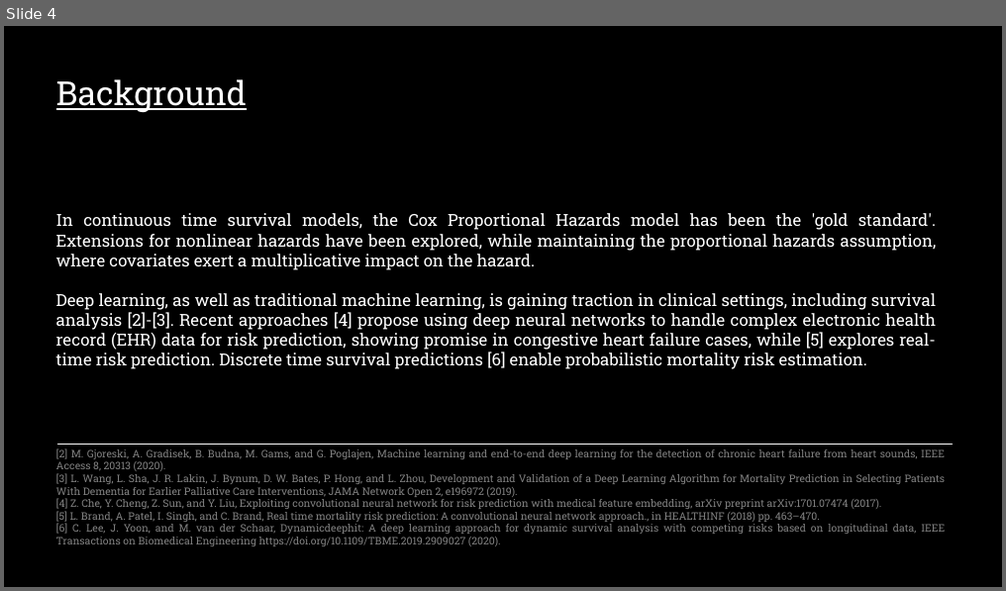
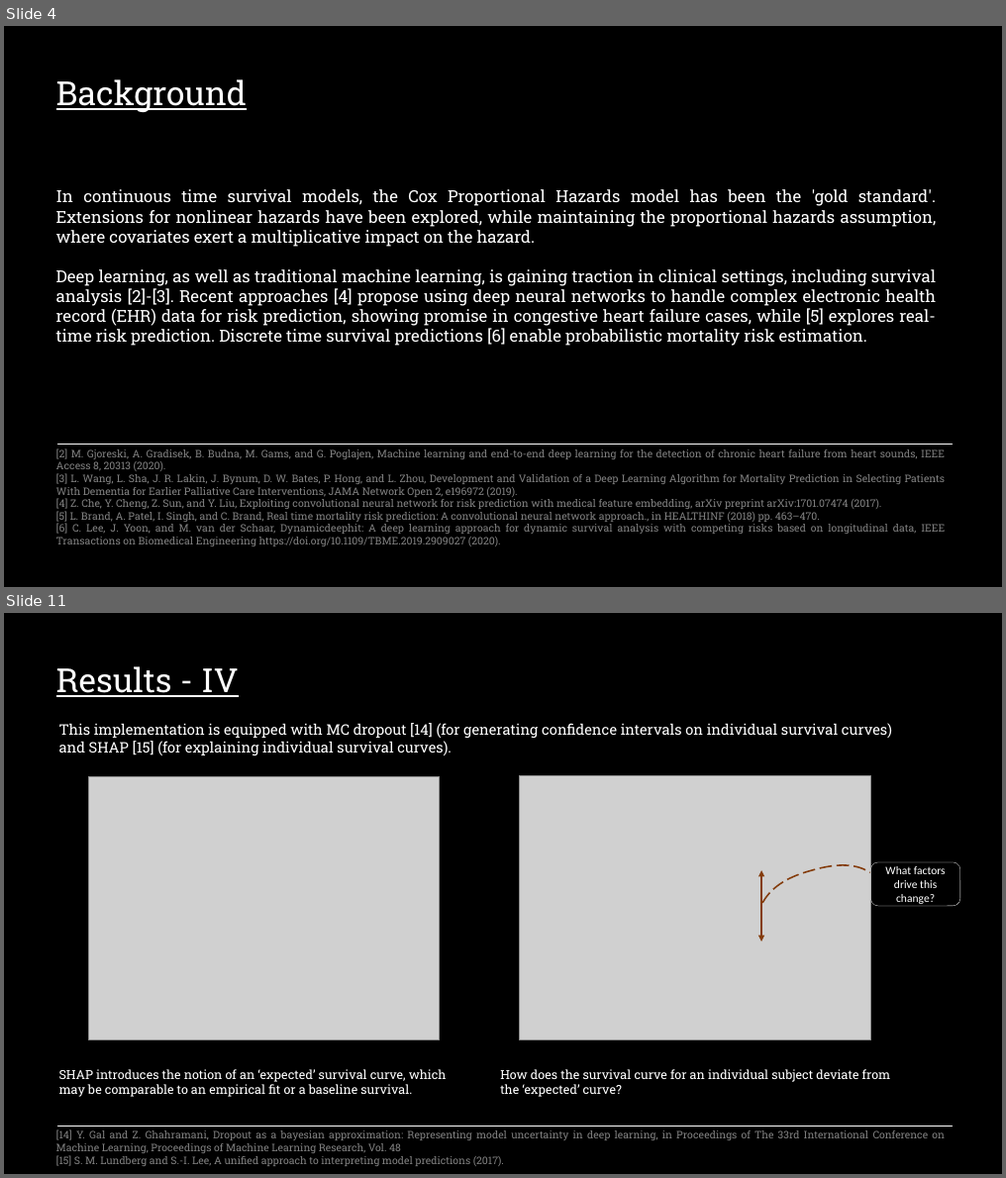
Before and after one commit to sourasen1011/UoE_Research_Project_2023, a slide deck: presentations/powerpoint_presentation/my_presentation.pptx. Shown one above the other, each under a label of ours: slide 4 before the commit, slides 4 and 11 after it; the slides between them are not shown. The pictures are 1006x591 and 1006x1178 pixels, drawn with LibreOffice and Linux fonts; fonts in the diff are those of the drawing; grey boxes stand for pictures. Boxes give left, top, right and bottom in pixels: in the first picture for what was removed or moved away, otherwise in the second. Text is boxed around its words. In the diff, an @@ line names an element or a change of style, - is before the commit and + after.

```diff
--- a/presentations/powerpoint_presentation/my_presentation.pptx
+++ b/presentations/powerpoint_presentation/my_presentation.pptx
@@ slide 11 added at bbox=[4, 613, 1002, 1174], background #000000 @@
@@ text added at bbox=[56, 666, 238, 697], 32 pt, text #FFFFFF, underline @@
+Results - IV
@@ text added at bbox=[59, 723, 892, 756], 14 pt, text #FFFFFF @@
+This implementation is equipped with MC dropout [14] (for generating confidence intervals on individual survival curves) and SHAP [15] (for explaining individual survival curves).
@@ picture added at bbox=[88, 776, 439, 1040] @@
@@ picture added at bbox=[520, 776, 871, 1041] @@
@@ freeform shape added at bbox=[743, 851, 907, 982], outline #843C0B 1.5 pt dashed @@
@@ double arrow added from (761, 870) to (761, 942), #843C0B 1.5 pt @@
@@ rounded rectangle added at bbox=[871, 862, 960, 906], outline #FFFFFF 0.25 pt, 11 pt, text #FFFFFF @@
+What factors drive this change?
@@ text added at bbox=[59, 1069, 447, 1097], 12 pt, text #FFFFFF @@
+SHAP introduces the notion of an ‘expected’ survival curve, which may be comparable to an empirical fit or a baseline survival.
@@ text added at bbox=[500, 1069, 891, 1097], 12 pt, text #FFFFFF @@
+How does the survival curve for an individual subject deviate from the ‘expected’ curve?
@@ text added at bbox=[56, 1130, 944, 1166], 10 pt, text #808080 @@
+[14] Y. Gal and Z. Ghahramani, Dropout as a bayesian approximation: Representing model uncertainty in deep learning, in Proceedings of The 33rd International Conference on Machine Learning, Proceedings of Machine Learning Research, Vol. 48
+[15] S. M. Lundberg and S.-I. Lee, A unified approach to interpreting model predictions (2017).
@@ line added from (57, 1127) to (952, 1127), #FFFFFF 0.5 pt @@
@@ slide 4 changed as well @@
@@ background #FFFFFF to #000000 @@
@@ rectangle removed at bbox=[4, 26, 1002, 587] @@
@@ text "In continuous time survival models, ...": place and size @@
-text "In continuous time survival models, ..." at bbox=[56, 213, 937, 370]
+text "In continuous time survival models, ..." at bbox=[56, 189, 937, 346]
```
Also in this commit, not shown: 6 other slides changed, 6 other slides added, 2 slides removed, 4 other files.
